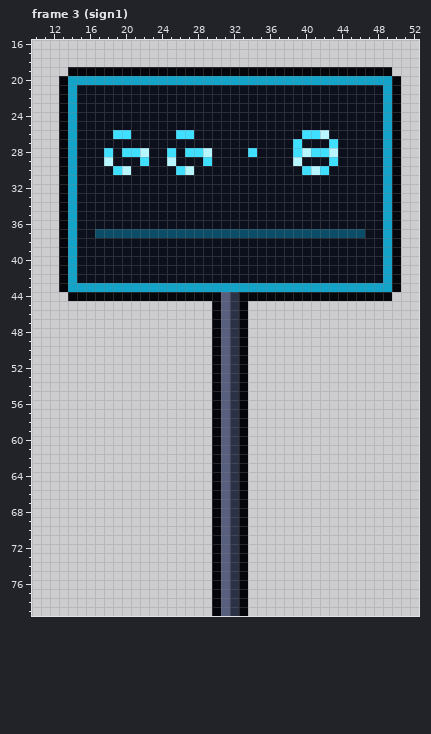
Pixel-art file -- art/nh_deco.aseprite. The picture above is the old version.
64x80 pixels, 30 frames. Colours within 5 levels of each other are drawn and written as one. Shown: frame 3 (sign1): x 10..52, y 16..79. The commit also changed other frames, which this record leaves out.
New version:
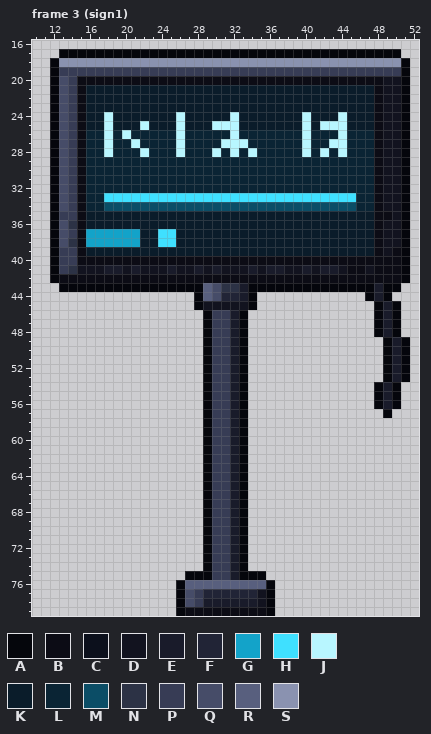
Palette (. is transparent): A #05060c  B #0c0c15  C #0c101c  D #12131f  E #191b2a  F #212436  G #13a3c9  H #3fe0ff  J #b8f6ff  K #0a1c2a  L #0a2434  M #0b4d66  N #2c3245  P #373c55  Q #464c68  R #585f7e  S #8a92b0
Change:
--- frame 3 (sign1)
@@ x 10..52 @@
 16 ...........................................
-17 ...........................................
-18 ...........................................
-19 ....AAAAAAAAAAAAAAAAAAAAAAAAAAAAAAAAAAAA...
-20 ...AGGGGGGGGGGGGGGGGGGGGGGGGGGGGGGGGGGGGA..
-21 ...AGCCCCCCCCCCCCCCCCCCCCCCCCCCCCCCCCCCGA..
-22 ...AGCCCCCCCCCCCCCCCCCCCCCCCCCCCCCCCCCCGA..
-23 ...AGCCCCCCCCCCCCCCCCCCCCCCCCCCCCCCCCCCGA..
-24 ...AGCCCCCCCCCCCCCCCCCCCCCCCCCCCCCCCCCCGA..
-25 ...AGCCCCCCCCCCCCCCCCCCCCCCCCCCCCCCCCCCGA..
-26 ...AGCCCCHHCCCCCHHCCCCCCCCCCCCHHJCCCCCCGA..
-27 ...AGCCCCCCCCCCCCCCCCCCCCCCCCHCCCHCCCCCGA..
-28 ...AGCCCHCHHJCCHCHHJCCCCHCCCCHJHHJCCCCCGA..
-29 ...AGCCCJCCCHCCJCCCHCCCCCCCCCJCCCHCCCCCGA..
-30 ...AGCCCCHJCCCCCHJCCCCCCCCCCCCHJHCCCCCCGA..
-31 ...AGCCCCCCCCCCCCCCCCCCCCCCCCCCCCCCCCCCGA..
-32 ...AGCCCCCCCCCCCCCCCCCCCCCCCCCCCCCCCCCCGA..
-33 ...AGCCCCCCCCCCCCCCCCCCCCCCCCCCCCCCCCCCGA..
-34 ...AGCCCCCCCCCCCCCCCCCCCCCCCCCCCCCCCCCCGA..
-35 ...AGCCCCCCCCCCCCCCCCCCCCCCCCCCCCCCCCCCGA..
-36 ...AGCCCCCCCCCCCCCCCCCCCCCCCCCCCCCCCCCCGA..
-37 ...AGCCMMMMMMMMMMMMMMMMMMMMMMMMMMMMMMCCGA..
-38 ...AGCCCCCCCCCCCCCCCCCCCCCCCCCCCCCCCCCCGA..
-39 ...AGCCCCCCCCCCCCCCCCCCCCCCCCCCCCCCCCCCGA..
-40 ...AGCCCCCCCCCCCCCCCCCCCCCCCCCCCCCCCCCCGA..
-41 ...AGCCCCCCCCCCCCCCCCCCCCCCCCCCCCCCCCCCGA..
-42 ...AGCCCCCCCCCCCCCCCCCCCCCCCCCCCCCCCCCCGA..
-43 ...AGGGGGGGGGGGGGGGGGGGGGGGGGGGGGGGGGGGGA..
-44 ....AAAAAAAAAAAAAAAAARNAAAAAAAAAAAAAAAAA...
-45 ....................ARNA...................
-46 ....................ARNA...................
-47 ....................ARNA...................
-48 ....................ARNA...................
-49 ....................ARNA...................
-50 ....................ARNA...................
-51 ....................ARNA...................
-52 ....................ARNA...................
-53 ....................ARNA...................
-54 ....................ARNA...................
-55 ....................ARNA...................
-56 ....................ARNA...................
-57 ....................ARNA...................
-58 ....................ARNA...................
-59 ....................ARNA...................
-60 ....................ARNA...................
-61 ....................ARNA...................
-62 ....................ARNA...................
-63 ....................ARNA...................
-64 ....................ARNA...................
-65 ....................ARNA...................
-66 ....................ARNA...................
-67 ....................ARNA...................
-68 ....................ARNA...................
-69 ....................ARNA...................
-70 ....................ARNA...................
-71 ....................ARNA...................
-72 ....................ARNA...................
-73 ....................ARNA...................
-74 ....................ARNA...................
-75 ....................ARNA...................
-76 ....................ARNA...................
-77 ....................ARNA...................
-78 ....................ARNA...................
-79 ....................ARNA...................
+17 ...AAAAAAAAAAAAAAAAAAAAAAAAAAAAAAAAAAAAAA..
+18 ..ASSSSSSSSSSSSSSSSSSSSSSSSSSSSSSSSSSSSSSA.
+19 ..APPPPPPPPPPPPPPPPPPPPPPPPPPPPPPPPPPPPPPA.
+20 ..AQPBBBBBBBBBBBBBBBBBBBBBBBBBBBBBBBBBBDDA.
+21 ..AQPBKKKKKKKKKKKKKKKKKKKKKKKKKKKKKKKKBDDA.
+22 ..AQPBKKKKKKKKKKKKKKKKKKKKKKKKKKKKKKKKBDDA.
+23 ..AQPBKKKKKKKKKKKKKKKKKKKKKKKKKKKKKKKKBDDA.
+24 ..AQPBKKJKKKKKKKJKKKKKJKKKKKKKJKKKJKKKBDDA.
+25 ..AQPBKKJKKKJKKKJKKKJJJKKKKKKKJKJJJKKKBDDA.
+26 ..AQPBLLJLJLLLLLJLLLLLJLLLLLLLJLLLJLLLBDDA.
+27 ..AQPBLLJLLJLLLLJLLLLJJJLLLLLLJLLJJLLLBDDA.
+28 ..AQPBLLJLLLJLLLJLLLJLJLJLLLLLJLJLJLLLBDDA.
+29 ..AQPBLLLLLLLLLLLLLLLLLLLLLLLLLLLLLLLLBDDA.
+30 ..AQPBLLLLLLLLLLLLLLLLLLLLLLLLLLLLLLLLBDDA.
+31 ..AQPBLLLLLLLLLLLLLLLLLLLLLLLLLLLLLLLLBDDA.
+32 ..AQPBLLLLLLLLLLLLLLLLLLLLLLLLLLLLLLLLBDDA.
+33 ..AQPBLLHHHHHHHHHHHHHHHHHHHHHHHHHHHHLLBDDA.
+34 ..AQPBLLMMMMMMMMMMMMMMMMMMMMMMMMMMMMLLBDDA.
+35 ..APPBKKKKKKKKKKKKKKKKKKKKKKKKKKKKKKKKBBDA.
+36 ..AQNBKKKKKKKKKKKKKKKKKKKKKKKKKKKKKKKKBDDA.
+37 ..AQPBGGGGGGKKHHKKKKKKKKKKKKKKKKKKKKKKBDDA.
+38 ..AQNBGGGGGGKKHHKKKKKKKKKKKKKKKKKKKKKKBDDA.
+39 ..APPBKKKKKKKKKKKKKKKKKKKKKKKKKKKKKKKKBDBA.
+40 ..APPBBBBBBBBBBBBBBBBBBBBBBBBBBBBBBBBBBBBA.
+41 ..APNDDDEEDEDDDEDDEDEDDDEDEEDDEDEEDBBDBBBA.
+42 ..ABBBBBBBBBBBBBBBBBBBBBBBBBBBBBBBBBBBBBBA.
+43 ...AAAAAAAAAAAAAAAARQNNEAAAAAAAAAAAAAAEAA..
+44 ..................ARQFFEA............AEA...
+45 ..................ADDDDDA.............AEA..
+46 ...................APPEA..............AEA..
+47 ...................APPEA..............AEA..
+48 ...................APPEA..............AEA..
+49 ...................APPEA...............AEA.
+50 ...................APPEA...............AEA.
+51 ...................APPEA...............AEA.
+52 ...................APPEA...............AEA.
+53 ...................APPEA...............AEA.
+54 ...................APPEA..............AEA..
+55 ...................APPEA..............AEA..
+56 ...................APPEA..............AEA..
+57 ...................APPEA...............A...
+58 ...................APPEA...................
+59 ...................APPEA...................
+60 ...................APPEA...................
+61 ...................APPEA...................
+62 ...................APPEA...................
+63 ...................APPEA...................
+64 ...................APPEA...................
+65 ...................APPEA...................
+66 ...................APPEA...................
+67 ...................APPEA...................
+68 ...................APPEA...................
+69 ...................APPEA...................
+70 ...................APPEA...................
+71 ...................APPEA...................
+72 ...................APPEA...................
+73 ...................APPEA...................
+74 ...................APPEA...................
+75 .................AAAPPEAAA.................
+76 ................ARRRRRRRRRA................
+77 ................AQPFFFFFFDA................
+78 ................AQPEEEEEEDA................
+79 ................ABBBBBBBBBA................
Where, in picture pixels (left, top, right, bottom), the same in both pictures:
changed: (50, 49, 410, 616)
